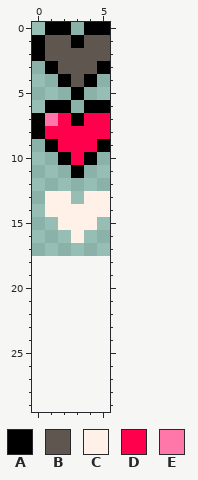
Two states of a pixel-art sprite, img/lifebar.png. Above: the version before the commit.
The file is 12x36 pixels, drawn in blocks of 2x2; one block is one cell here. The old version is drawn lined up with the new one, on the new canvas.
Palette (. is transparent): A #000000  B #5f574f  C #fff1e8  D #ff004d  E #ff77a8
Pixels before, first column x 0:
 0 .AA.AA
 1 ABBABB
 2 ABBBBB
 3 .ABBBA
 4 ..ABA.
 5 ...A..
 6 .AA.AA
 7 AEDADD
 8 ADDDDD
 9 .ADDDA
10 ..ADA.
11 ...A..
12 ......
13 .CC.CC
14 .CCCCC
15 ..CCC.
16 ...C..
The result:
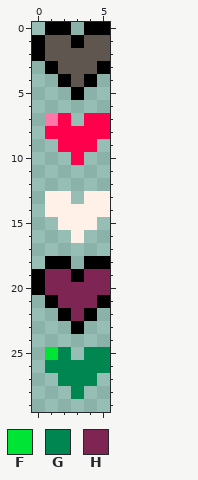
Colours new in this view: F #00e436  G #008751  H #7e2553
Difference:
canvas 6x18 -> 6x30
Colour A now appears in row 18 at x 1 to 2 and 4 to 5; in row 19 at x 0 and 3; in row 20 at x 0; in row 21 at x 1 and 5; in row 22 at x 2 and 4; in row 23 at x 3.
Colour F now appears in row 25 at x 1.
Colour G now appears in row 25 at x 2 and 4 to 5; in row 26 at x 1 to 5; in row 27 at x 2 to 4; in row 28 at x 3.
Colour H now appears in row 19 at x 1 to 2 and 4 to 5; in row 20 at x 1 to 5; in row 21 at x 2 to 4; in row 22 at x 3.
Colour A is gone in row 6 at x 1 to 2 and 4 to 5; in row 7 at x 0 and 3; in row 8 at x 0; in row 9 at x 1 and 5; in row 10 at x 2 and 4; in row 11 at x 3.
Changed places in both pictures, as pixel boxes (x1, y1, x2, y2):
erased: (32, 100, 110, 178)
added: (32, 256, 110, 399)
